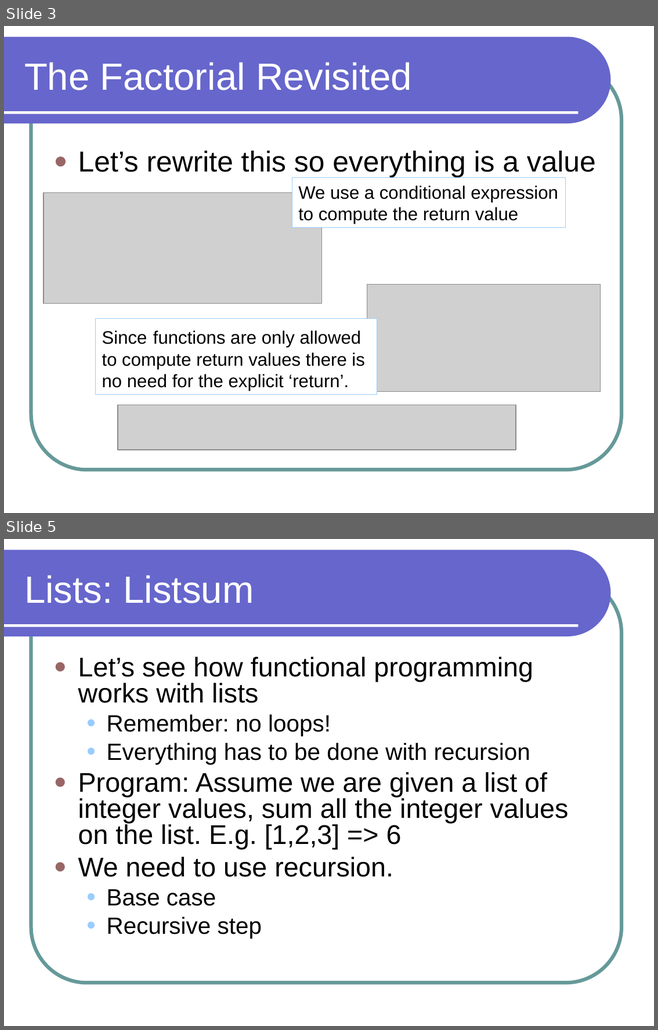
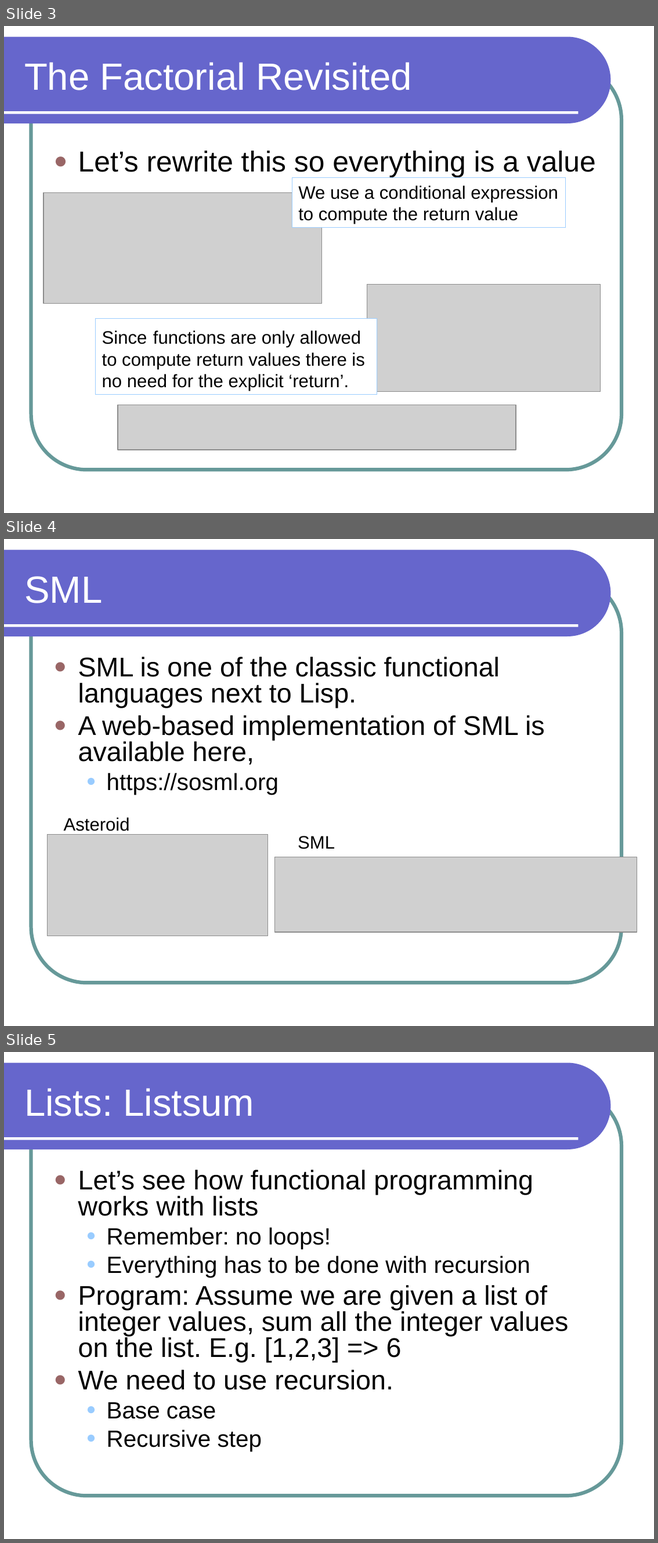
Before and after one commit to lutzhamel/CSC301, a slide deck: notes/csc301-ln013.ppt. Shown one above the other, each under a label of ours: slides 3 and 5 before the commit, slides 3, 4 and 5 after it; the slides between them are not shown. The pictures are 658x1030 and 658x1543 pixels, drawn with LibreOffice and Linux fonts; fonts in the diff are those of the drawing; grey boxes stand for pictures. Boxes give left, top, right and bottom in pixels: in the first picture for what was removed or moved away, otherwise in the second. Text is boxed around its words. In the diff, an @@ line names an element or a change of style, - is before the commit and + after.

```diff
--- a/notes/csc301-ln013.ppt
+++ b/notes/csc301-ln013.ppt
@@ slide 4 added at (x1=4, y1=539, x2=654, y2=1026), background #FFFFFF; not listed: 3 template elements that a slide beside it also shows @@
@@ title added at (x1=24, y1=576, x2=102, y2=603), 42 pt, text #FFFFFF @@
+SML
@@ text added at (x1=78, y1=657, x2=545, y2=795), 30 pt, text #000000 @@
+● SML is one of the classic functional languages next to Lisp.
+● A web-based implementation of SML is available here,
+  ● https://sosml.org
@@ text added at (x1=64, y1=817, x2=130, y2=831), 20 pt, text #000000 @@
+Asteroid
@@ picture added at (x1=48, y1=835, x2=268, y2=936) @@
@@ text added at (x1=297, y1=836, x2=335, y2=849), 20 pt, text #000000 @@
+SML
@@ picture added at (x1=275, y1=857, x2=637, y2=932) @@
```
Also in this commit, not shown: 4 other slides added, 1 slide removed, 4 other files.
